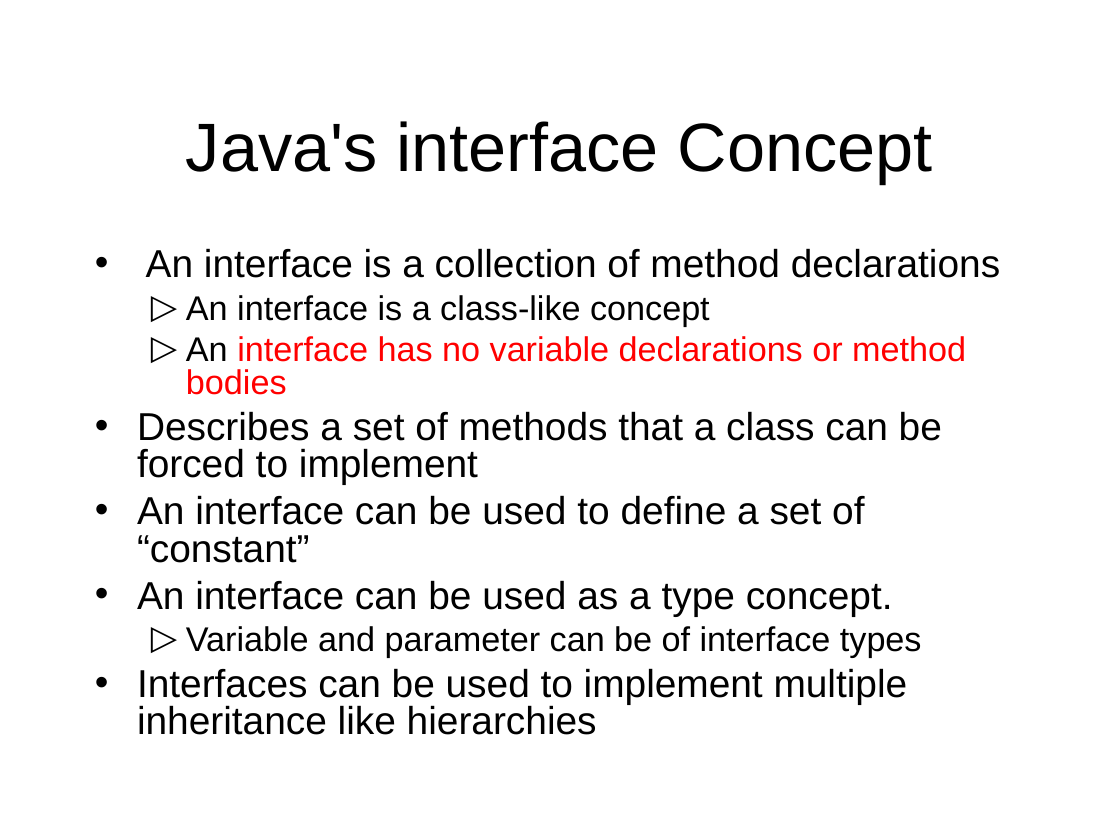
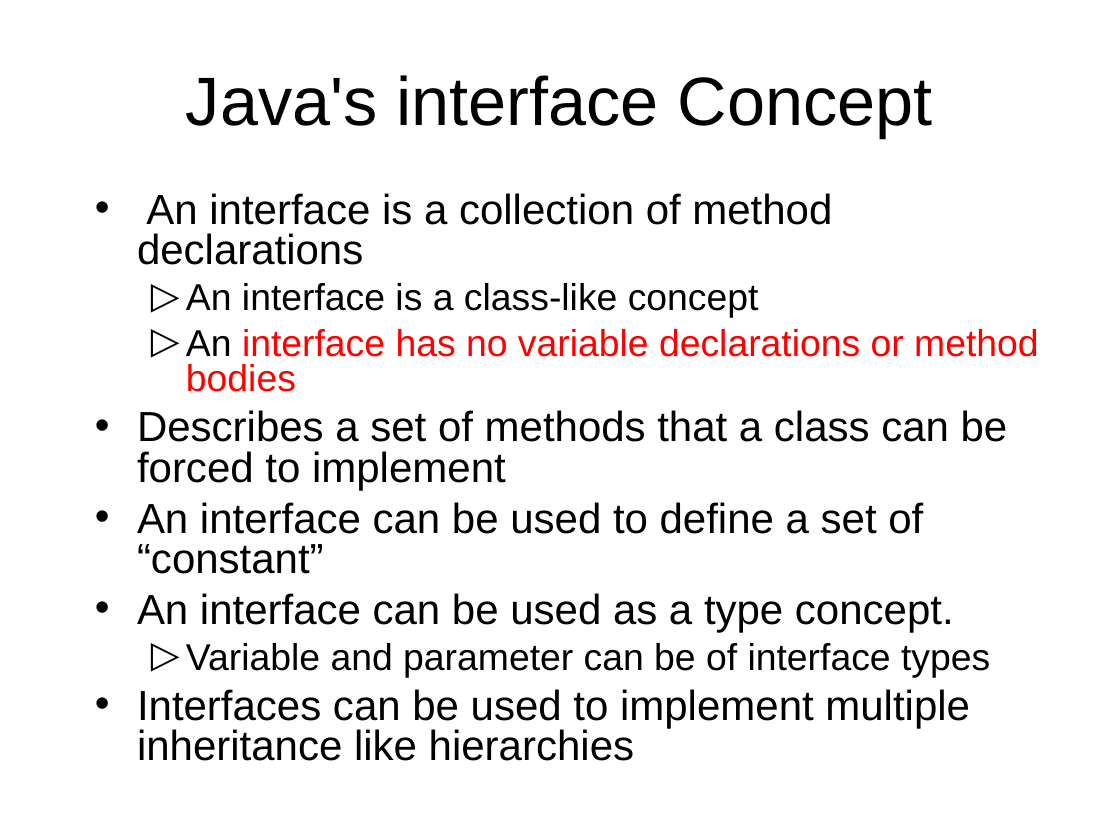
Before and after one commit to octaviordz/zjnu2017.github.io, a slide deck: slide 43 of OOP/lectures/040--Inheritance.and.Interfaces.ppt (slide 47 before the commit). Drawn at 1120x840 pixels with LibreOffice and Linux fonts; fonts in the diff are those of the drawing. Boxes give left, top, right and bottom in pixels: in the first picture for what was removed or moved away, otherwise in the second. Text is boxed around its words. In the diff, an @@ line names an element or a change of style, - is before the commit and + after.

```diff
--- a/OOP/lectures/040--Inheritance.and.Interfaces.ppt
+++ b/OOP/lectures/040--Inheritance.and.Interfaces.ppt
@@ title "Java's interface Concept": place and size @@
-title "Java's interface Concept" at [186, 121, 933, 184]
+title "Java's interface Concept" at [186, 75, 933, 137]
@@ text "An interface is a collection ...": place and size @@
-text "An interface is a collection ..." at [137, 248, 1000, 735]
+text "An interface is a collection ..." at [137, 193, 1039, 761]
@@ text "An interface is a collection ..." at [137, 193, 1039, 761]: size 25 to 27 pt in "An interface is a collection of method ...", "Describes a set of methods that a ...", "An interface can be used to define ...", "An interface can be used as a ..." and 1 more places; size 22 to 24 pt in "An interface is a class-like concept", "An interface has no variable declarations or ...", "Variable and parameter can be of interface ..." @@
```
Also in this commit, not shown: 31 other slides changed, 6 slides added, 8 slides removed, 1 other file.
